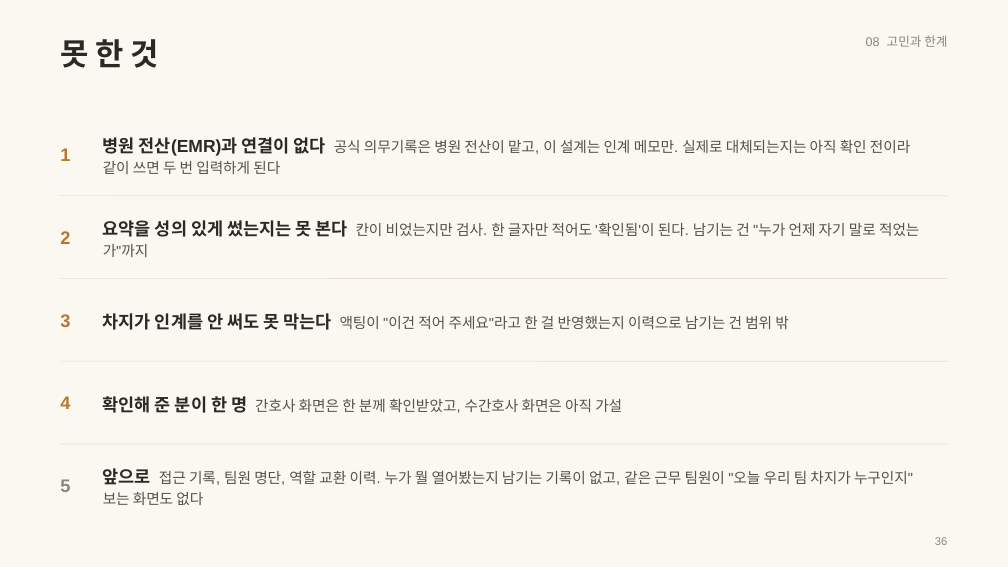
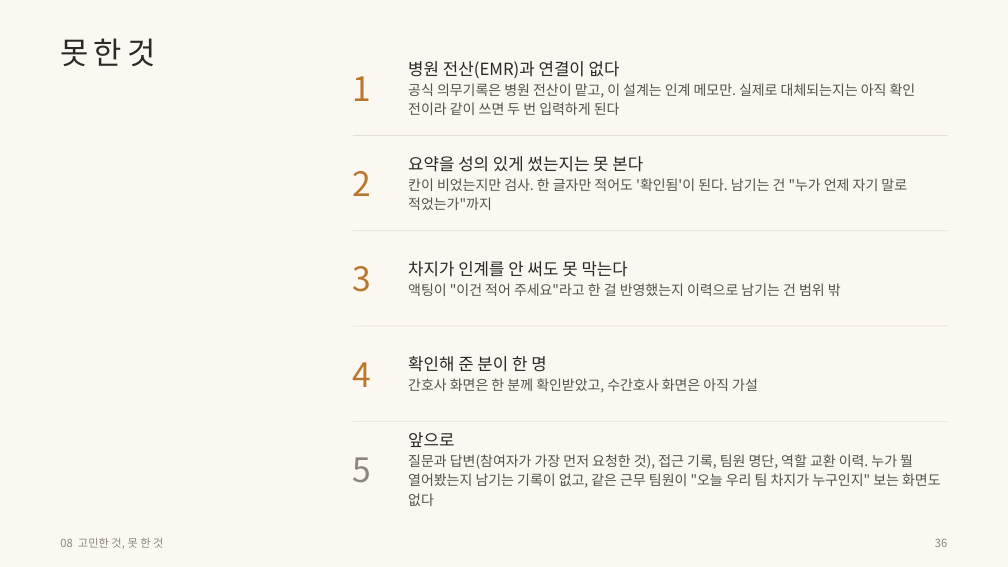
Before and after one commit to wodnjs2020136144/skala-webservice-mini, a slide deck: slide 36 of deliverables/10반_황재원_너와나의인계고리-개요.pptx. Drawn at 1008x567 pixels with LibreOffice and Linux fonts; fonts in the diff are those of the drawing. Boxes give left, top, right and bottom in pixels: in the first picture for what was removed or moved away, otherwise in the second. Text is boxed around its words. In the diff, an @@ line names an element or a change of style, - is before the commit and + after.

```diff
--- a/deliverables/10반_황재원_너와나의인계고리-개요.pptx
+++ b/deliverables/10반_황재원_너와나의인계고리-개요.pptx
@@ text "못 한 것" at <box>60,38,155,66</box>: font Arial to Noto Sans CJK KR, letter spacing 0 to -0.6 pt, bold off; line spacing 1 to 1.05; vertical alignment middle to top @@
@@ text "1": place and size @@
-text "1" at <box>60,148,70,161</box>
+text "1" at <box>353,76,372,101</box>
@@ text "병원 전산(EMR)과 연결이 없다 공식 ...": place and size @@
-text "병원 전산(EMR)과 연결이 없다 공식 ..." at <box>103,137,910,174</box>
+text "병원 전산(EMR)과 연결이 없다 공식 ..." at <box>408,61,916,115</box>
@@ text "병원 전산(EMR)과 연결이 없다 공식 ..." at <box>408,61,916,115</box>: size 12.5 to 12 pt, bold off in "병원 전산(EMR)과 연결이 없다"; size 10.5 to 10 pt in "공식 의무기록은 병원 전산이 맡고, 이 설계는 ..."; font Arial to Noto Sans CJK KR @@
@@ text removed at <box>866,35,947,47</box> @@
-08 고민과 한계
@@ text "2": place and size @@
-text "2" at <box>60,231,70,244</box>
+text "2" at <box>353,171,372,196</box>
@@ line added from (353, 135) to (948, 135), #E6E0D4 0.5 pt @@
@@ text "요약을 성의 있게 썼는지는 못 ...": place and size @@
-text "요약을 성의 있게 썼는지는 못 ..." at <box>103,220,919,257</box>
+text "요약을 성의 있게 썼는지는 못 ..." at <box>408,156,907,210</box>
@@ text "요약을 성의 있게 썼는지는 못 ..." at <box>408,156,907,210</box>: size 12.5 to 12 pt, bold off in "요약을 성의 있게 썼는지는 못 본다"; size 10.5 to 10 pt in "칸이 비었는지만 검사. 한 글자만 적어도 '확인됨'이 ..."; font Arial to Noto Sans CJK KR @@
@@ text "3": place and size @@
-text "3" at <box>60,314,70,327</box>
+text "3" at <box>353,266,372,292</box>
@@ line moved from (60, 196) - (948, 196) to (353, 231) - (948, 231) @@
@@ text "차지가 인계를 안 써도 못 ...": place and size @@
-text "차지가 인계를 안 써도 못 ..." at <box>103,313,789,330</box>
+text "차지가 인계를 안 써도 못 ..." at <box>408,261,841,296</box>
@@ text "차지가 인계를 안 써도 못 ..." at <box>408,261,841,296</box>: size 12.5 to 12 pt, bold off in "차지가 인계를 안 써도 못 막는다"; size 10.5 to 10 pt in "액팅이 "이건 적어 주세요"라고 한 걸 반영했는지 ..."; font Arial to Noto Sans CJK KR @@
@@ line removed from (60, 278) to (948, 278) @@
@@ text "4": place and size @@
-text "4" at <box>60,396,70,409</box>
+text "4" at <box>353,362,372,387</box>
@@ line moved from (60, 361) - (948, 361) to (353, 326) - (948, 326) @@
@@ text "확인해 준 분이 한 명 ...": place and size @@
-text "확인해 준 분이 한 명 ..." at <box>103,396,622,413</box>
+text "확인해 준 분이 한 명 ..." at <box>408,356,758,393</box>
@@ text "확인해 준 분이 한 명 ..." at <box>408,356,758,393</box>: size 12.5 to 12 pt, bold off in "확인해 준 분이 한 명"; size 10.5 to 10 pt in "간호사 화면은 한 분께 확인받았고, 수간호사 화면은 ..."; font Arial to Noto Sans CJK KR @@
@@ size 13 to 24 pt, font Arial to Noto Sans CJK KR, bold off in 5 elements at <box>353,76,372,101</box>, <box>353,171,372,196</box>, <box>353,266,372,292</box>, <box>353,362,372,387</box>, <box>353,457,372,483</box> @@
@@ text "5": place and size @@
-text "5" at <box>60,479,70,492</box>
+text "5" at <box>353,457,372,483</box>
@@ line moved from (60, 444) - (948, 444) to (353, 421) - (948, 421) @@
@@ text at <box>408,432,941,506</box>: text changed; size 10.5 to 10 pt; font Arial to Noto Sans CJK KR @@
-앞으로 접근 기록, 팀원 명단, 역할 교환 이력. 누가 뭘 열어봤는지 남기는 기록이 없고, 같은 근무 팀원이 "오늘 우리 팀 차지가 누구인지" 보는 화면도 없다
+앞으로
+질문과 답변(참여자가 가장 먼저 요청한 것), 접근 기록, 팀원 명단, 역할 교환 이력. 누가 뭘 열어봤는지 남기는 기록이 없고, 같은 근무 팀원이 "오늘 우리 팀 차지가 누구인지" 보는 화면도 없다
@@ text added at <box>60,538,163,549</box>, 8 pt, text #8A867C @@
+08 고민한 것, 못 한 것
@@ text "36" at <box>935,539,947,547</box>: font Arial to Noto Sans CJK KR @@
```
Also in this commit, not shown: 39 other slides changed, 13 other files.
